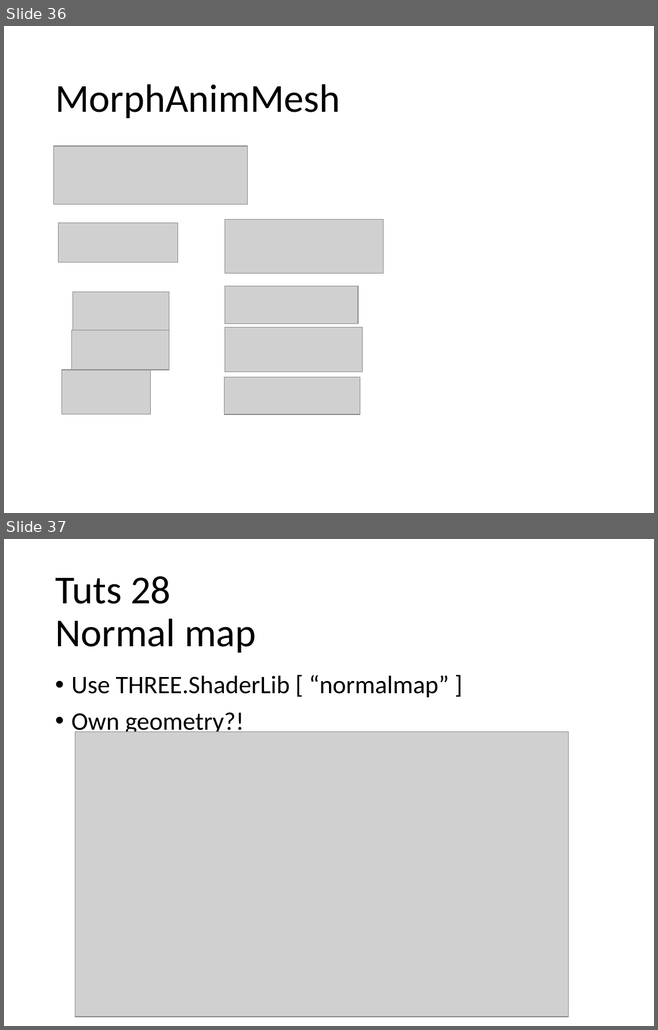
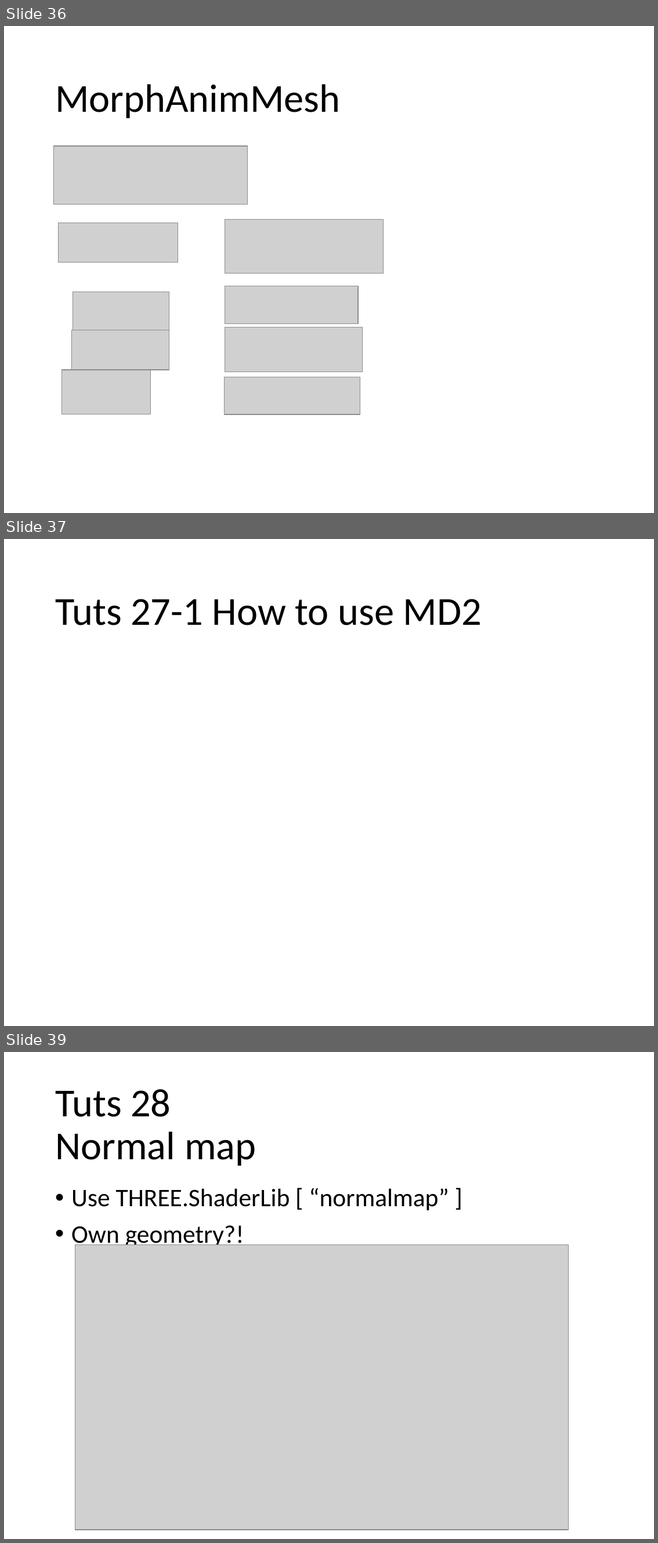
Before and after one commit to caa1211/tutsplus, a slide deck: threejs-tuts-3.pptx. Shown one above the other, each under a label of ours: slides 36 and 37 before the commit, slides 36, 37 and 39 after it; the slides between them are not shown. The pictures are 658x1030 and 658x1543 pixels, drawn with LibreOffice and Linux fonts; fonts in the diff are those of the drawing; grey boxes stand for pictures. Boxes give left, top, right and bottom in pixels: in the first picture for what was removed or moved away, otherwise in the second. Text is boxed around its words. In the diff, an @@ line names an element or a change of style, - is before the commit and + after.

```diff
--- a/threejs-tuts-3.pptx
+++ b/threejs-tuts-3.pptx
@@ slide 37 added at [4, 539, 654, 1026], background #FFFFFF @@
@@ title added at [55, 599, 481, 625], 44 pt, text #000000 @@
+Tuts 27-1 How to use MD2
@@ what was slide 37 is now slide 39 @@
```
Also in this commit, not shown: 1 slide changed, 1 other slide added, 27 other files.
